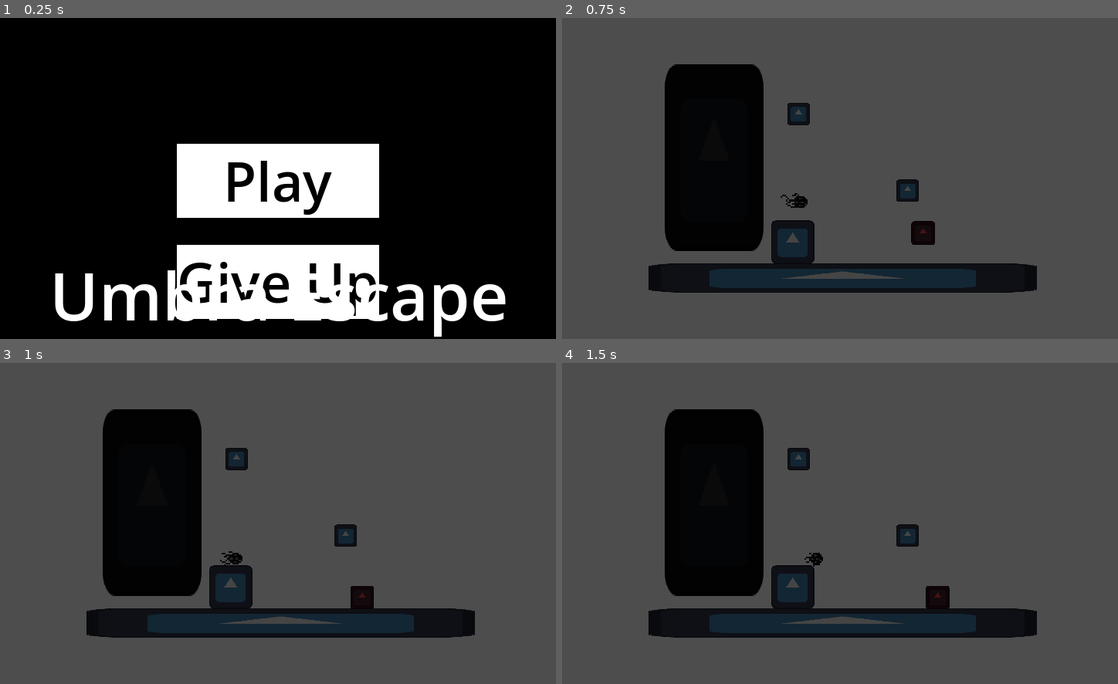
Above: before the commit, frames 1-4 (two rows, left to right).
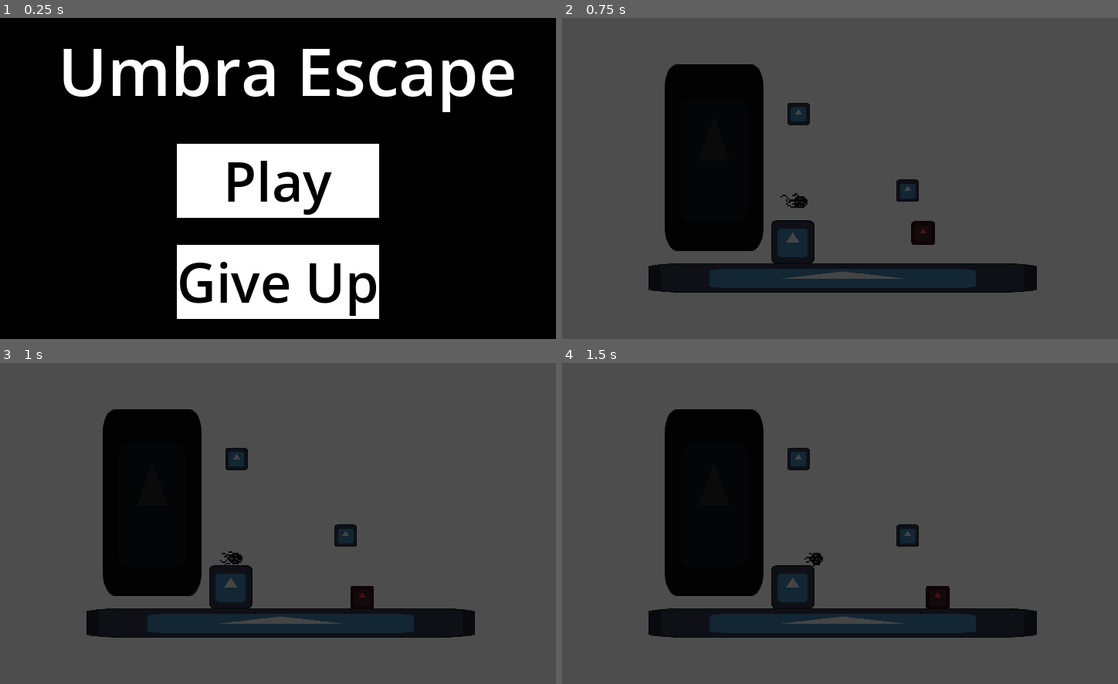
Above: after the commit, the same moments.

Repository: Guardenean/PirateSoftwareGamejam-2024
Game: Godot game, scene res://Cenas/UI/Inicio.tscn
The game is run twice, just before and just after one commit, with the same random seed, the same clock (stepped at 60 frames per second) and the same inputs. The engine's default icon, where the game draws it, is replaced by a stand-in: a white triangle on a blue panel in a dark square.
Inputs (mouse positions are in pixels of both pictures, inside the frame that each line leads up to):
- Up to frame 1 (0.25 s): no input
- Up to frame 2 (0.75 s): click "Play" at 0.5 s
- Up to frame 3 (1 s): no input
- Up to frame 4 (1.5 s): move the mouse to (962, 507) at 1.27 s; hold D (direita) from 1.28 s (still down); tap F (atirar) at 1.35 s

The runs differ from the first frame. In frame 1, 7.7% of the frame differs, in the area x 9-93%, y 8-100%; in frame 2, nothing differs; in frame 3, nothing differs; in frame 4, nothing differs.

Commit message:
Assets de Arte
Tocha
Tocha de chão
Barril

Alquimista de Luz
Ataque
Morte

Diff:
--- a/Cenas/UI/Inicio.tscn
+++ b/Cenas/UI/Inicio.tscn
@@ -79,10 +79,10 @@
 anchors_preset = 5
 anchor_left = 0.5
 anchor_right = 0.5
-offset_left = -296.5
-offset_top = 300.0
-offset_right = 301.5
-offset_bottom = 448.0
+offset_left = -285.0
+offset_top = 9.0
+offset_right = 313.0
+offset_bottom = 157.0
 grow_horizontal = 2
 theme = SubResource("Theme_bw7xy")
 text = "Umbra Escape"
Binary file added: Assets/Alquimista_Luz/AlquiLuz_move.png
Not shown, added: Assets/Alquimista_Luz/AlquiLuz_move.png.import
Binary file added: Assets/Alquimista_Luz/alqui_luzmorto.png
Not shown, added: Assets/Alquimista_Luz/alqui_luzmorto.png.import
Binary file added: Assets/Alquimista_Luz/alquimatk1.3.png
Not shown, added: Assets/Alquimista_Luz/alquimatk1.3.png.import
Binary file added: Assets/Alquimista_Luz/atk_luz.png
Not shown, added: Assets/Alquimista_Luz/atk_luz.png.import
Binary file added: Assets/Map/Barril/barril.png
Binary file added: Assets/Map/TochaChão/Tocha Acesa/Tochaacesadc1.png
Not shown, added: Assets/Map/TochaChão/Tocha Acesa/Tochaacesadc1.png.import
Binary file added: Assets/Map/TochaChão/Tocha Acesa/Tochaacesadc2.png
(and 36 more such lines)
